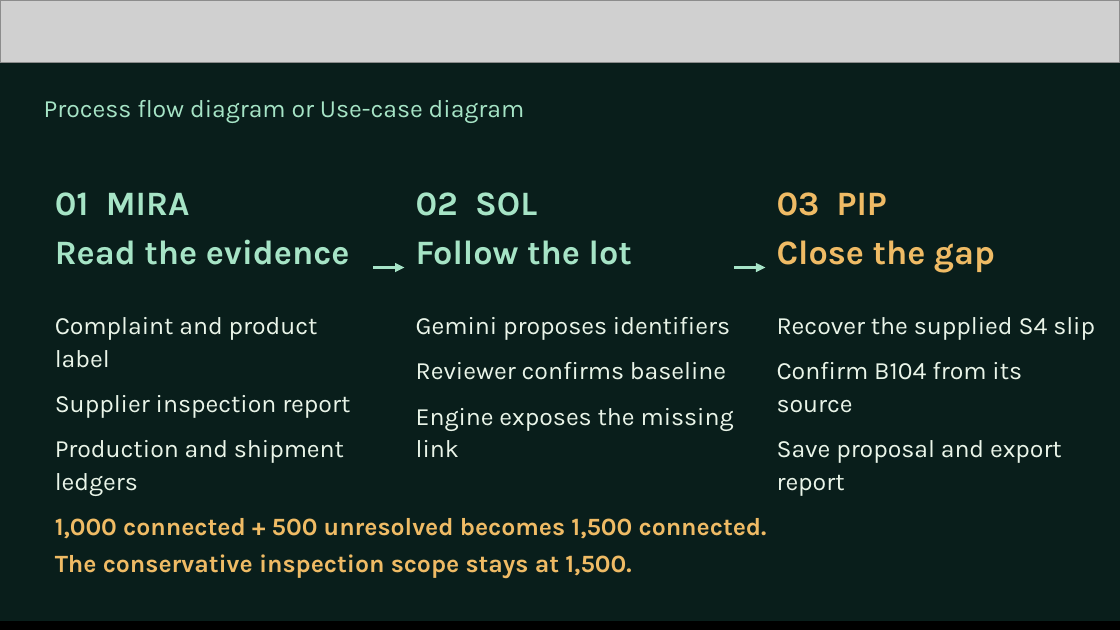
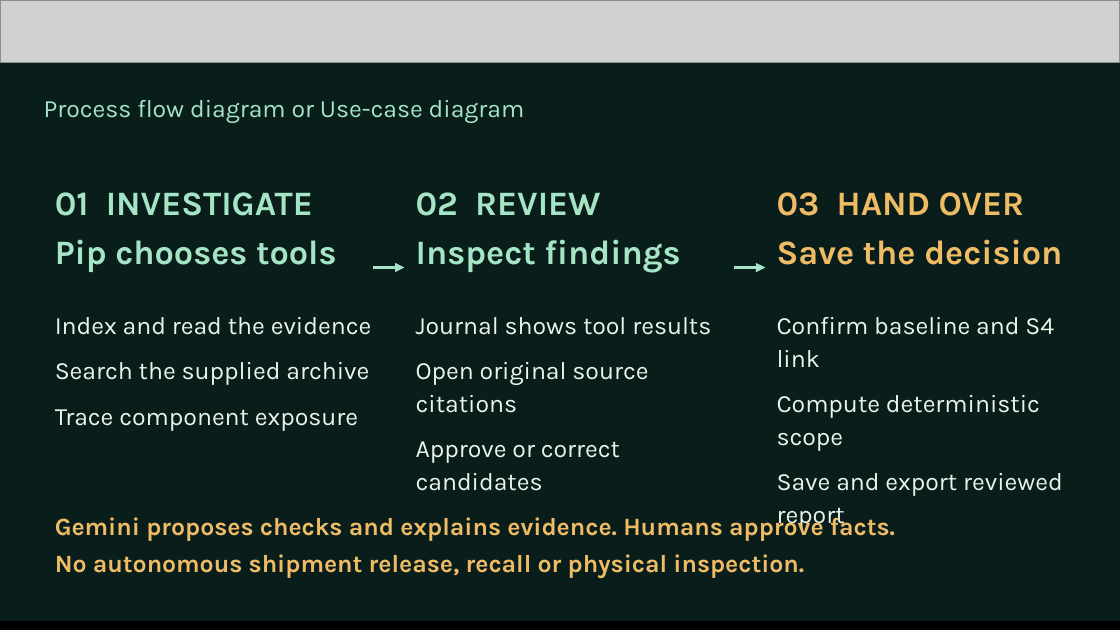
Before and after one commit to mk-tdev/BatchLens, a slide deck: slide 5 of docs/submission/BatchLens-Pitch-Review.pptx. Drawn at 1120x630 pixels with LibreOffice and Linux fonts; fonts in the diff are those of the drawing; grey boxes stand for pictures. Boxes give left, top, right and bottom in pixels: in the first picture for what was removed or moved away, otherwise in the second. Text is boxed around its words. In the diff, an @@ line names an element or a change of style, - is before the commit and + after.

Commit message:
Update pitch and document verified live Gemini investigation

```diff
--- a/docs/submission/BatchLens-Pitch-Review.pptx
+++ b/docs/submission/BatchLens-Pitch-Review.pptx
@@ text at <box>55,192,337,272</box>: text changed @@
-01 MIRA
-Read the evidence
+01 INVESTIGATE
+Pip chooses tools
@@ text at <box>416,192,680,273</box>: text changed @@
-02 SOL
-Follow the lot
+02 REVIEW
+Inspect findings
@@ text at <box>777,192,1062,265</box>: text changed @@
-03 PIP
-Close the gap
+03 HAND OVER
+Save the decision
@@ text at <box>55,317,372,430</box>: text changed @@
-Complaint and product label
-Supplier inspection report
-Production and shipment ledgers
+Index and read the evidence
+Search the supplied archive
+Trace component exposure
@@ text at <box>416,317,711,463</box>: text changed @@
-Gemini proposes identifiers
-Reviewer confirms baseline
-Engine exposes the missing link
+Journal shows tool results
+Open original source citations
+Approve or correct candidates
@@ text at <box>777,317,1063,529</box>: text changed @@
-Recover the supplied S4 slip
-Confirm B104 from its source
-Save proposal and export report
+Confirm baseline and S4 link
+Compute deterministic scope
+Save and export reviewed report
@@ text at <box>55,513,895,578</box>: text changed @@
-1,000 connected + 500 unresolved becomes 1,500 connected.
-The conservative inspection scope stays at 1,500.
+Gemini proposes checks and explains evidence. Humans approve facts.
+No autonomous shipment release, recall or physical inspection.
```
Also in this commit, not shown: 8 other slides changed, 1 slide added, 1 slide removed, 3 other files.
